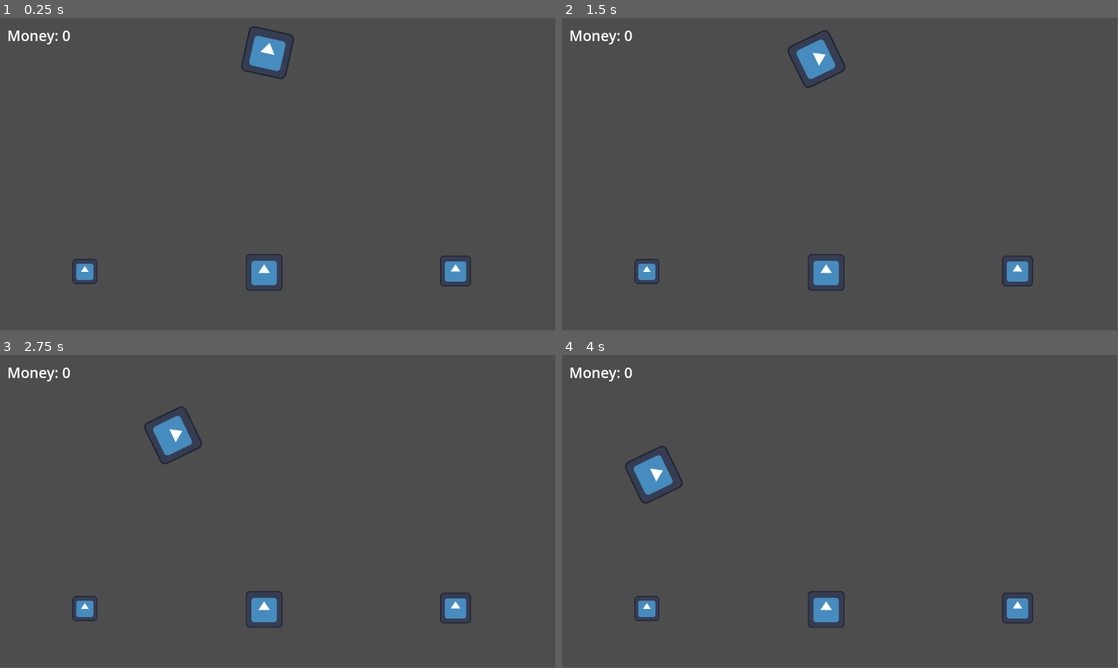
Above: before the commit, frames 1-4 (two rows, left to right).
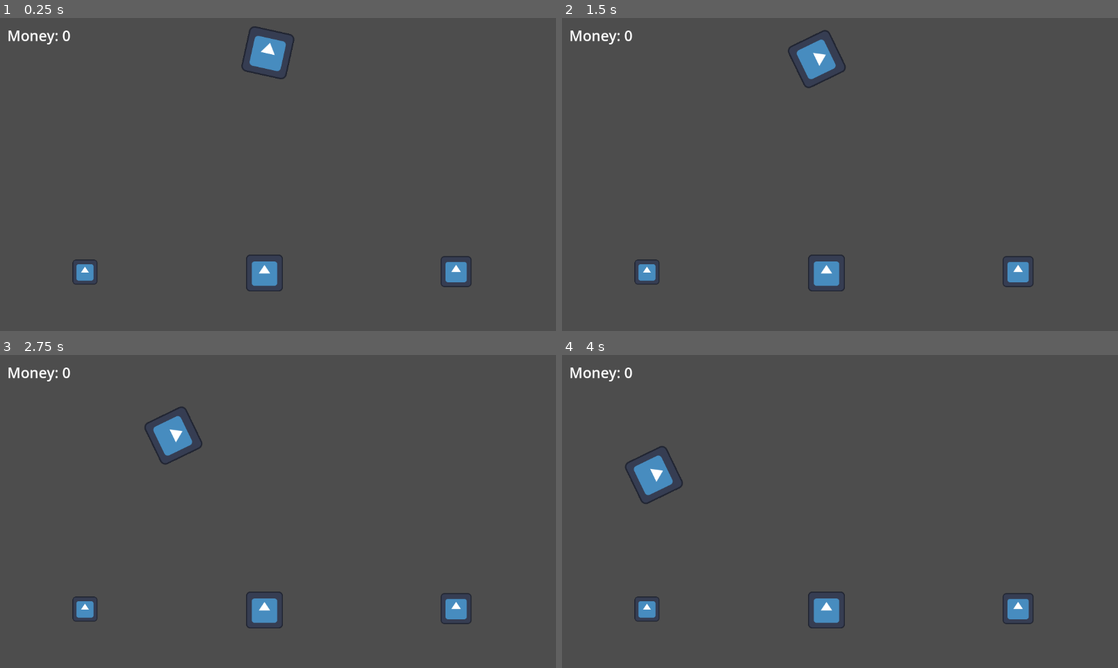
Above: after the commit, the same moments.

Repository: anhvu1012/GoldMinerRemake
Game: Godot game, scene res://Scenes/Main.tscn
The game is run twice, just before and just after one commit, with the same random seed, the same clock (stepped at 60 frames per second) and the same inputs. Before the commit the project starts from res://Main.tscn. The engine's default icon, where the game draws it, is replaced by a stand-in: a white triangle on a blue panel in a dark square.
Inputs:
- Up to frame 1 (0.25 s): no input
- Up to frame 2 (1.5 s): hold Down (ui_down) from 1.28 s (still down)
- Up to frame 3 (2.75 s): release Down (ui_down) at 2.03 s
- Up to frame 4 (4 s): hold Down (ui_down) from 3.53 s (still down)
In our replay, the window is 799x449 before the commit and 800x450 after it. These sizes can differ from the game's own. Grey fills any space a smaller window leaves; there, only what the larger window draws over its background counts as a difference.

The runs differ from the first frame. In frame 1, 0.3% of the frame differs, in the area x 8-85%, y 4-88%; in frame 2, 0.3%, in the area x 8-85%, y 5-88%; in frame 3, 0.3%; in frame 4, 0.3%.

Commit message:
organized file structure

Diff:
--- a/GrabbingGold/Main.tscn
+++ /dev/null
@@ -1,22 +0,0 @@
-[gd_scene load_steps=3 format=3 uid="uid://t7cxjxqapjsx"]
-
-[ext_resource type="PackedScene" uid="uid://dig00ga8se2gh" path="res://Claw.tscn" id="1_fifx4"]
-[ext_resource type="PackedScene" uid="uid://drgi2hhg0bvg0" path="res://Gold.tscn" id="2_5gl5s"]
-
-[node name="Main2D" type="Node2D"]
-
-[node name="Claw" parent="." instance=ExtResource("1_fifx4")]
-position = Vector2(555, 72)
-scale = Vector2(0.75, 0.75)
-
-[node name="Gold" parent="." instance=ExtResource("2_5gl5s")]
-position = Vector2(176, 526)
-scale = Vector2(0.4, 0.4)
-
-[node name="Gold2" parent="." instance=ExtResource("2_5gl5s")]
-position = Vector2(548, 528)
-scale = Vector2(0.6, 0.6)
-
-[node name="Gold3" parent="." instance=ExtResource("2_5gl5s")]
-position = Vector2(945, 525)
-scale = Vector2(0.5, 0.5)
--- a/GrabbingGold/Claw.tscn
+++ b/GrabbingGold/Scenes/Claw.tscn
@@ -1,13 +1,13 @@
-[gd_scene load_steps=4 format=3 uid="uid://dig00ga8se2gh"]
+[gd_scene load_steps=4 format=3 uid="uid://26b0leqnroju"]
 
 [ext_resource type="Texture2D" uid="uid://bqk6qs62ing7g" path="res://icon.svg" id="1_sdrqw"]
-[ext_resource type="Script" path="res://Claw.gd" id="2_vhadh"]
+[ext_resource type="Script" path="res://Scripts/Claw.gd" id="1_xmtlr"]
 
 [sub_resource type="RectangleShape2D" id="RectangleShape2D_tp2p4"]
 size = Vector2(128, 128)
 
 [node name="Claw" type="Area2D"]
-script = ExtResource("2_vhadh")
+script = ExtResource("1_xmtlr")
 
 [node name="Sprite2D" type="Sprite2D" parent="."]
 texture = ExtResource("1_sdrqw")
--- a/GrabbingGold/Gold.tscn
+++ b/GrabbingGold/Scenes/Gold.tscn
@@ -1,13 +1,13 @@
-[gd_scene load_steps=4 format=3 uid="uid://drgi2hhg0bvg0"]
+[gd_scene load_steps=4 format=3 uid="uid://bpmtu1yhrx5il"]
 
-[ext_resource type="Script" path="res://Gold.gd" id="1_36spf"]
+[ext_resource type="Script" path="res://Scripts/Gold.gd" id="1_22su7"]
 [ext_resource type="Texture2D" uid="uid://bqk6qs62ing7g" path="res://icon.svg" id="1_vo5j2"]
 
 [sub_resource type="RectangleShape2D" id="RectangleShape2D_e5p18"]
 size = Vector2(128, 127)
 
 [node name="Gold" type="Area2D" groups=["Gold"]]
-script = ExtResource("1_36spf")
+script = ExtResource("1_22su7")
 
 [node name="CollisionShape2D" type="CollisionShape2D" parent="."]
 position = Vector2(0, -0.5)
--- a/GrabbingGold/Interface.tscn
+++ b/GrabbingGold/Scenes/Interface.tscn
@@ -1,6 +1,6 @@
-[gd_scene load_steps=2 format=3 uid="uid://dj4nso7n6texs"]
+[gd_scene load_steps=2 format=3 uid="uid://d1gsi3bbdfld3"]
 
-[ext_resource type="Script" path="res://Money.gd" id="1_gdtbx"]
+[ext_resource type="Script" path="res://Scripts/Money.gd" id="1_7mi33"]
 
 [node name="Interface" type="Control"]
 layout_mode = 3
@@ -14,4 +14,4 @@
 layout_mode = 0
 offset_right = 40.0
 offset_bottom = 23.0
-script = ExtResource("1_gdtbx")
+script = ExtResource("1_7mi33")
--- /dev/null
+++ b/GrabbingGold/Scenes/Main.tscn
@@ -0,0 +1,22 @@
+[gd_scene load_steps=3 format=3 uid="uid://duncnyjg2yur8"]
+
+[ext_resource type="PackedScene" uid="uid://26b0leqnroju" path="res://Scenes/Claw.tscn" id="1_gu7pm"]
+[ext_resource type="PackedScene" uid="uid://bpmtu1yhrx5il" path="res://Scenes/Gold.tscn" id="2_pu6fq"]
+
+[node name="Main2D" type="Node2D"]
+
+[node name="Claw" parent="." instance=ExtResource("1_gu7pm")]
+position = Vector2(555, 72)
+scale = Vector2(0.75, 0.75)
+
+[node name="Gold" parent="." instance=ExtResource("2_pu6fq")]
+position = Vector2(176, 526)
+scale = Vector2(0.4, 0.4)
+
+[node name="Gold2" parent="." instance=ExtResource("2_pu6fq")]
+position = Vector2(548, 528)
+scale = Vector2(0.6, 0.6)
+
+[node name="Gold3" parent="." instance=ExtResource("2_pu6fq")]
+position = Vector2(945, 525)
+scale = Vector2(0.5, 0.5)
--- a/GrabbingGold/project.godot
+++ b/GrabbingGold/project.godot
@@ -11,10 +11,14 @@
 [application]
 
 config/name="GrabbingGold"
-run/main_scene="res://Main.tscn"
+run/main_scene="res://Scenes/Main.tscn"
 config/features=PackedStringArray("4.0", "Forward Plus")
 config/icon="res://icon.svg"
 
 [autoload]
 
-Money="*res://Money.gd"
+Money="*res://Scripts/Money.gd"
+
+[display]
+
+window/stretch/mode="viewport"
Renamed: GrabbingGold/Claw.gd -> GrabbingGold/Scripts/Claw.gd
Renamed: GrabbingGold/Gold.gd -> GrabbingGold/Scripts/Gold.gd
Renamed: GrabbingGold/Money.gd -> GrabbingGold/Scripts/Money.gd
Not shown, added: GrabbingGold/export_presets.cfg
